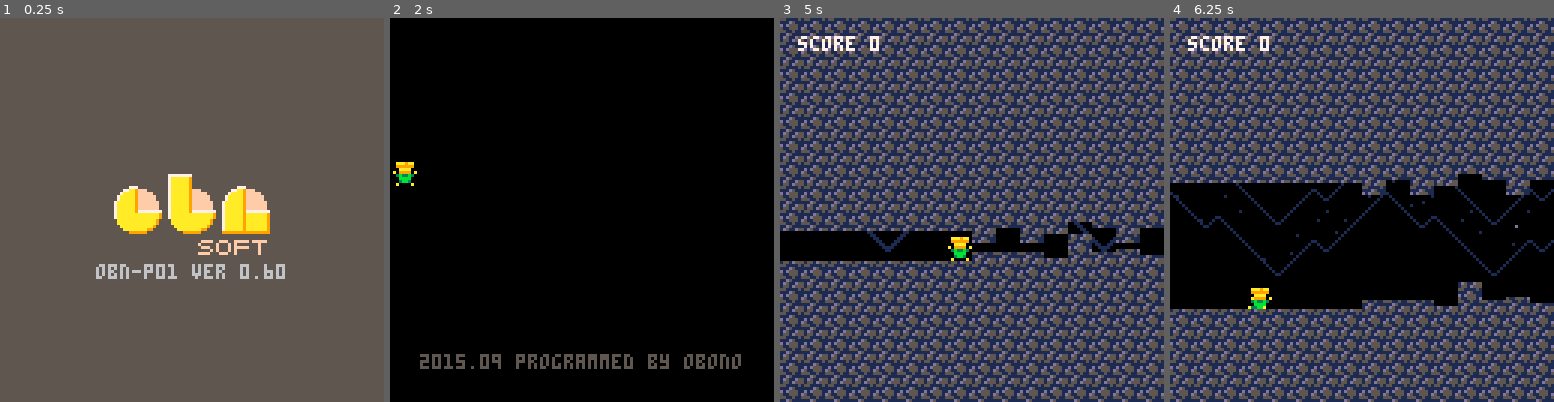
Above: before the commit, frames 1-4 (left to right).
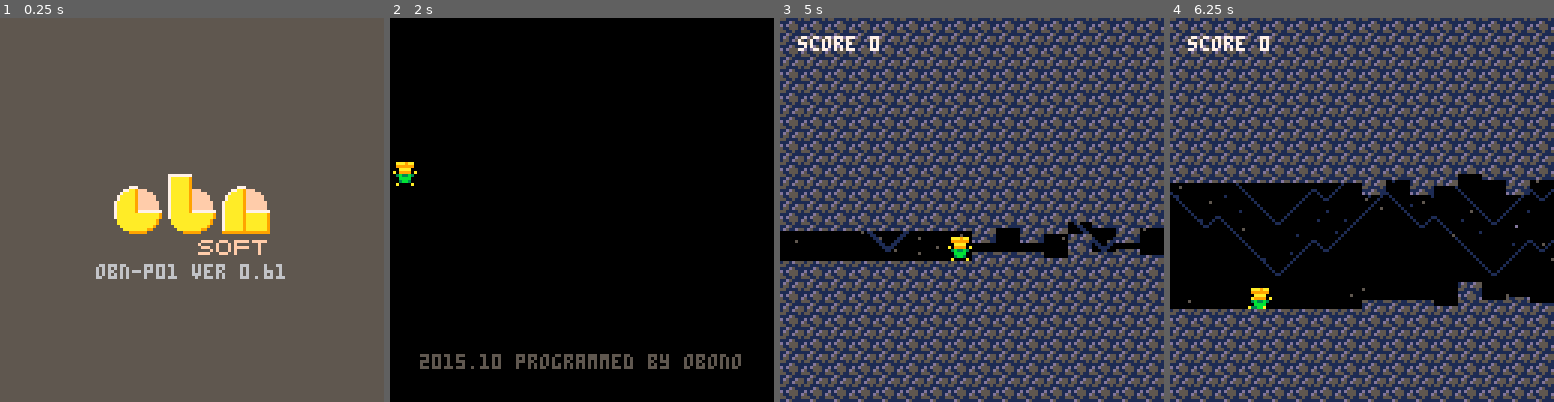
Above: after the commit, the same moments.

Repository: obono/Pico8Works
Game: PICO-8 cartridge src/hollow.p8
Two runs of this game, one before a commit and one after it. Both use one fixed random seed, a clock stepped at 60 frames per second and the inputs below.
Inputs:
- Up to frame 1 (0.25 s): no input
- Up to frame 2 (2 s): tap X (X key) at 0.33, 1.07, 1.85 s; tap O (Z key) at 0.7, 1.7 s; hold Right from 1.6 s (still down)
- Up to frame 3 (5 s): release Right at 2.1 s; tap O (Z key) every 0.4 s from 2.1 to 4.9 s; hold Right 2.47-3.03 s; tap X (X key) at 2.97, 4.08 s; hold Left 3.08-3.58 s; hold Right 4.02-4.68 s
- Up to frame 4 (6.25 s): hold Left 5.08-5.68 s; tap X (X key) at 5.2 s; tap O (Z key) at 5.3, 5.7, 6.1 s; hold Right from 6.08 s (still down)

The runs differ from the first frame. In frame 1, less than 0.1% of the frame differs, in the area x 71-75%, y 64-68%; in frame 2, less than 0.1%; in frame 3, less than 0.1%; in frame 4, less than 0.1%, in the area x 2-100%, y 42-75%.

Commit message:
'Hollow Seeker' v0.61
 - Bug fix
 - Draw fragments.

Diff:
--- a/src/hollow.p8
+++ b/src/hollow.p8
@@ -24,7 +24,7 @@
  map(124,28,56,48,2,3) -- b
  map(126,29,74,56,2,2) -- n
  map(125,31,66,72,3,1) -- soft
- print("obn-p01 ver 0.60",
+ print("obn-p01 ver 0.61",
    32,82,6)
 end
 
@@ -78,7 +78,8 @@
   print("press any button",
     32,88,7)
  end
- print("2015.09 programmed by obono",
+ print("2015.10 "..
+   "programmed by obono",
    10,112,5)
 end
 
@@ -96,6 +97,7 @@
  cx=0 -- scroll offset
  cp=7 -- next column pos
  cm=1 -- next hollow counter
+ cq={} -- fragments
  pp=0 -- player logical pos
  px=0 -- player x
  py=72 -- player y
@@ -117,6 +119,7 @@
 
 function update_game()
  calc_gap()
+ update_fragments()
  handle_input()
  move_player()
  if (pe) then
@@ -197,6 +200,21 @@
  music(0,0,3)
 end
 
+function update_fragments()
+ foreach(cq,fall_fragment)
+ if (gc==0 and rnd(128)>cs) then
+  local x=rnd(144)
+  local y=cv[flr(x/8)].t+ct
+  add(cq,{x=x,y=y,w=0})
+ end
+end
+
+function fall_fragment(q)
+ q.y+=q.w q.w+=0.125
+ local p=flr(q.x/8)
+ if (q.y>=cv[p].b+cb) del(cq,q)
+end
+
 function handle_input()
  if ((cx+px)%8>0) return
  pv=0 pw=0
@@ -256,6 +274,7 @@
  cls()
  draw_background()
  draw_ridges()
+ foreach(cq,draw_fragment)
  draw_player()
  draw_cave()
  draw_strings()
@@ -284,9 +303,13 @@
  pal(2,2)
 end
 
+function draw_fragment(q)
+ pset((q.x-cx)%144,q.y,5)
+end
+
 function draw_player()
  local y=max(py+cb,cv[pp].t+ct)
- if (pe) y=cv[pp].t+b
+ if (pe) y=cv[pp].t+cb
  spr(16+pa,px,y,1,1,pf)
 end
 
Not shown, changed: carts/hollow.p8.png
